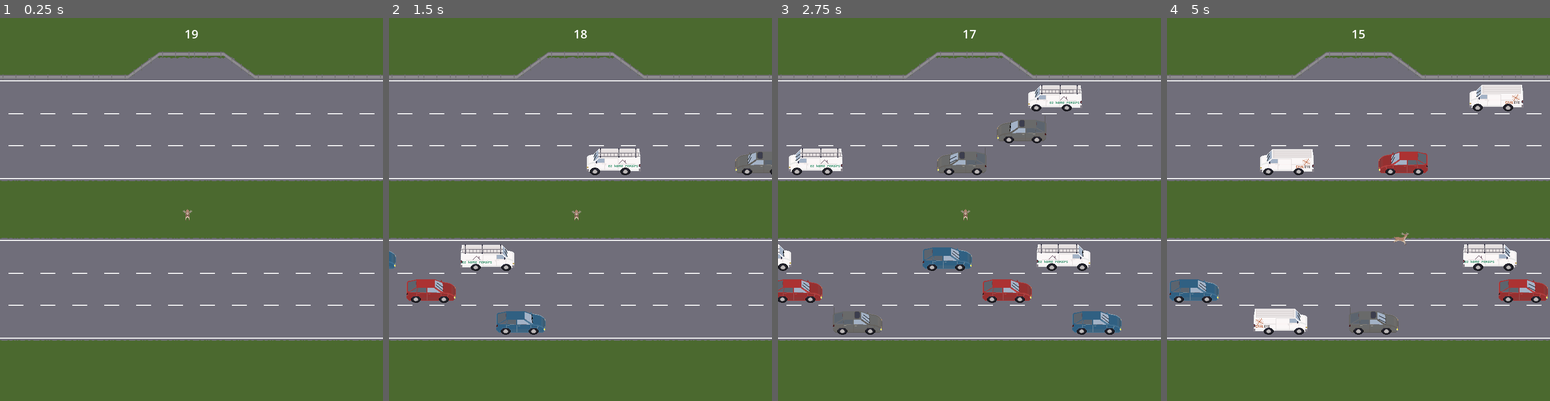
Above: before the commit, frames 1-4 (left to right).
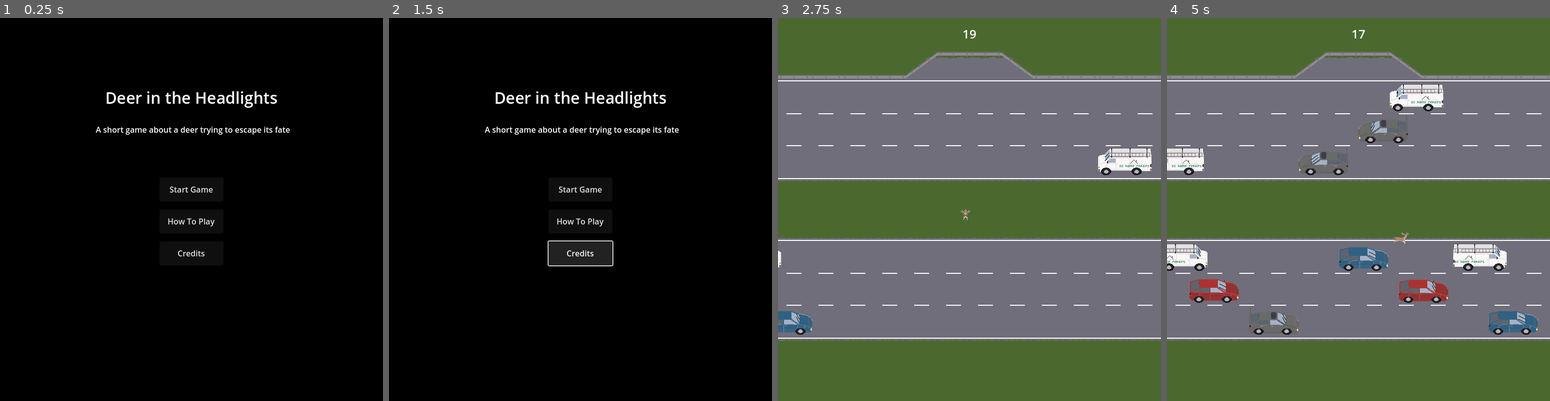
Above: after the commit, the same moments.

Repository: Pedro-T/deer-in-the-headlights
Game: Godot game, scene res://Main.tscn
Same seed, same stepped clock (60 frames per second), same inputs: the game is played once before the commit and once after it.
Inputs (mouse positions are in pixels of both pictures, inside the frame that each line leads up to):
- Up to frame 1 (0.25 s): no input
- Up to frame 2 (1.5 s): click (580, 220) at 0.5 s, where only the run after the commit has a clickable "How To Play"; click (580, 251) at 1.25 s, where only the run after the commit has a clickable "Credits"
- Up to frame 3 (2.75 s): click (969, 190) at 2 s, where only the run after the commit has a clickable "Start Game"
- Up to frame 4 (5 s): hold D (move_right) 2.78-3.53 s; hold S (move_down) 3.53-4.28 s; hold D (move_right) from 4.28 s (still down)

The runs differ from the first frame. In frame 1, 100% of the frame differs, in the area x 0-100%, y 0-100%; in frame 2, 100%; in frame 3, 6.7%; in frame 4, 9.4%.

Commit message:
add placeholder title screen, game start button closes #7

Diff:
--- a/deer-in-the-headlights/main.gd
+++ b/deer-in-the-headlights/main.gd
@@ -7,4 +7,3 @@
     GameManager.screens = $Screens
     GameManager.player = $Stage/PlayerContainer/Player
     GameManager.setup()
-    GameManager.start()
--- a/deer-in-the-headlights/overlay_screens/Screens.tscn
+++ b/deer-in-the-headlights/overlay_screens/Screens.tscn
@@ -1,6 +1,9 @@
-[gd_scene load_steps=2 format=3 uid="uid://crs4x04sgqv7i"]
+[gd_scene load_steps=3 format=3 uid="uid://crs4x04sgqv7i"]
 
 [ext_resource type="Script" uid="uid://cn0fgfhycc8vo" path="res://overlay_screens/screens.gd" id="1_iq8hk"]
+
+[sub_resource type="LabelSettings" id="LabelSettings_iq8hk"]
+font_size = 32
 
 [node name="Screens" type="Node"]
 script = ExtResource("1_iq8hk")
@@ -24,7 +27,7 @@
 Try again?"
 horizontal_alignment = 1
 
-[node name="Button" type="Button" parent="GameOverScreen"]
+[node name="RestartButton" type="Button" parent="GameOverScreen"]
 offset_left = 320.0
 offset_top = 336.0
 offset_right = 448.0
@@ -32,6 +35,52 @@
 text = "Return to Title"
 
 [node name="TitleScreen" type="Node2D" parent="."]
-visible = false
 
-[connection signal="pressed" from="GameOverScreen/Button" to="." method="_on_title_return_button_pressed"]
+[node name="ColorRect" type="ColorRect" parent="TitleScreen"]
+offset_right = 768.0
+offset_bottom = 768.0
+color = Color(0, 0, 0, 1)
+
+[node name="TitleLabel" type="Label" parent="TitleScreen"]
+offset_left = 192.0
+offset_top = 128.0
+offset_right = 576.0
+offset_bottom = 192.0
+text = "Deer in the Headlights"
+label_settings = SubResource("LabelSettings_iq8hk")
+horizontal_alignment = 1
+vertical_alignment = 1
+
+[node name="StartButton" type="Button" parent="TitleScreen"]
+offset_left = 320.0
+offset_top = 320.0
+offset_right = 448.0
+offset_bottom = 368.0
+text = "Start Game"
+
+[node name="InstructionsButton" type="Button" parent="TitleScreen"]
+offset_left = 320.0
+offset_top = 384.0
+offset_right = 448.0
+offset_bottom = 432.0
+text = "How To Play"
+
+[node name="CreditsButton" type="Button" parent="TitleScreen"]
+offset_left = 320.0
+offset_top = 448.0
+offset_right = 448.0
+offset_bottom = 496.0
+text = "Credits"
+
+[node name="SubTitleLabel" type="Label" parent="TitleScreen"]
+offset_left = 192.0
+offset_top = 192.0
+offset_right = 576.0
+offset_bottom = 256.0
+text = "A short game about a deer trying to escape its fate"
+vertical_alignment = 1
+
+[connection signal="pressed" from="GameOverScreen/RestartButton" to="." method="_on_title_return_button_pressed"]
+[connection signal="pressed" from="TitleScreen/StartButton" to="." method="_on_start_button_pressed"]
+[connection signal="pressed" from="TitleScreen/InstructionsButton" to="." method="_on_instructions_button_pressed"]
+[connection signal="pressed" from="TitleScreen/CreditsButton" to="." method="_on_credits_button_pressed"]
--- a/deer-in-the-headlights/overlay_screens/screens.gd
+++ b/deer-in-the-headlights/overlay_screens/screens.gd
@@ -3,9 +3,34 @@
 func show_game_over(_ending: GameManager.GameEnding) -> void:
     $GameOverScreen.visible = true
 
-func hide_game_over() -> void:
+func show_title() -> void:
+    $TitleScreen.visible = true
+
+func hide() -> void:
     $GameOverScreen.visible = false
+    $TitleScreen.visible = false
+
+
+
+
+func show_instructions() -> void:
+    pass
+
+func show_credits() -> void:
+    pass
+
+
+# button handlers
+func _on_credits_button_pressed() -> void:
+    show_credits()
+
+func _on_instructions_button_pressed() -> void:
+    show_instructions()
+
+func _on_start_button_pressed() -> void:
+    hide()
+    GameManager.start()
 
 func _on_title_return_button_pressed() -> void:
-    hide_game_over()
+    hide()
     GameManager.start()
